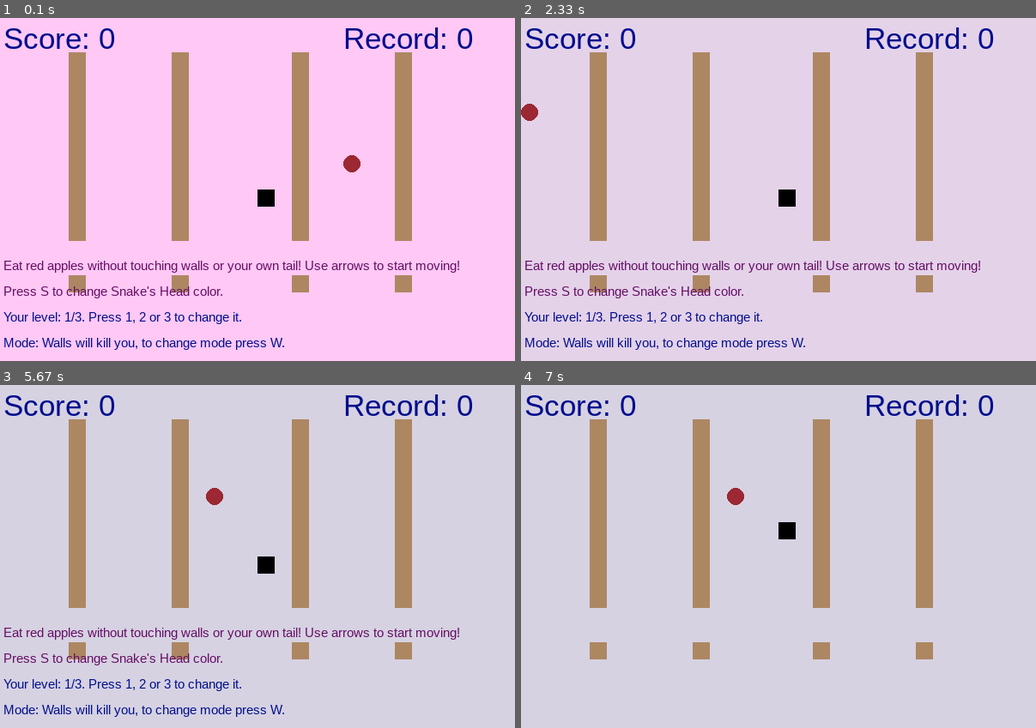
Above: before the commit, frames 1-4 (two rows, left to right).
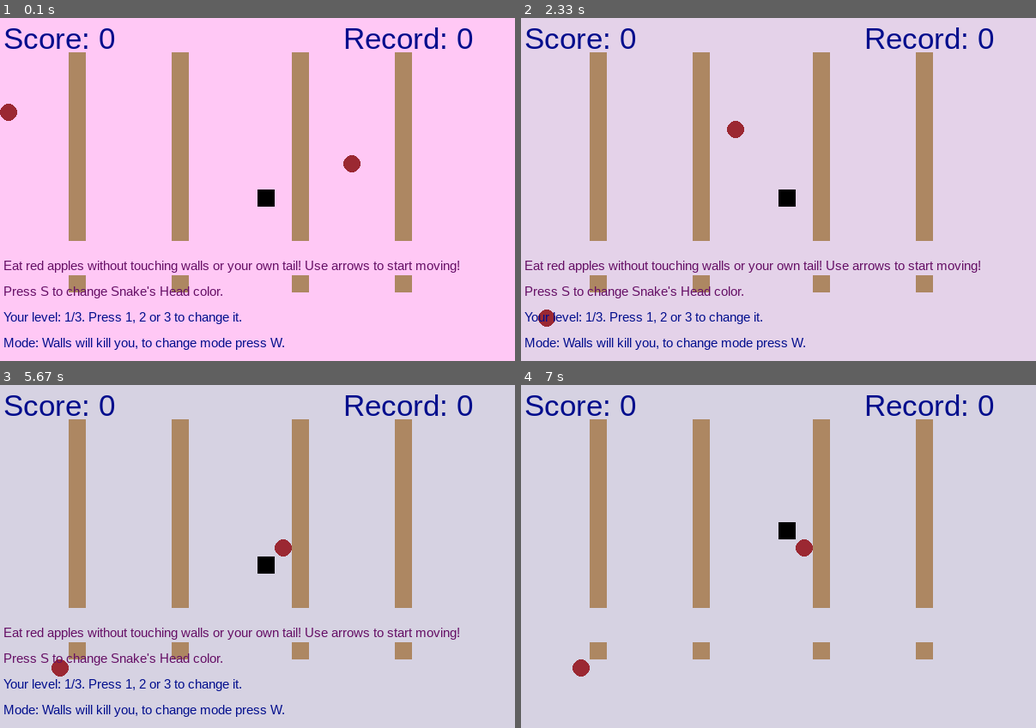
Above: after the commit, the same moments.

Repository: Hikarusl/labka
Game: pygame game, started from snakegame.py
The game is run twice, just before and just after one commit, with the same random seed, the same clock (stepped at 60 frames per second) and the same inputs.
Inputs:
- Up to frame 1 (0.1 s): no input
- Up to frame 2 (2.33 s): hold Right 0.33-0.8 s; tap B at 0.83, 1.6 s; hold B 1.27-1.57 s; hold W 1.27-1.57 s; tap 2 at 1.33, 2 s; hold B 1.93-2.23 s; hold W 1.93-2.23 s; tap 3 at 2.08 s; tap C at 2.27 s
- Up to frame 3 (5.67 s): hold Up 2.6-2.9 s; hold W 2.6-2.9 s; tap 2 at 2.75, 3.5, 4.73, 5.03 s; hold Right 2.93-3.4 s; tap 3 at 3.08 s; tap B at 4.33, 5.1 s; hold B 4.67-5.07 s; tap C at 5.43 s
- Up to frame 4 (7 s): hold Left 5.77-6.17 s; tap 3 at 5.92 s; hold Up 6.2-6.57 s; hold W 6.2-6.57 s; tap C at 6.35 s; hold Right from 6.6 s (still down); tap 2 at 6.75 s

The runs differ from the first frame. In frame 1, 0.1% of the frame differs, in the area x 0-4%, y 25-30%; in frame 2, 0.4%; in frame 3, 0.4%; in frame 4, 0.4%, in the area x 10-57%, y 30-85%.

Commit message:
second food

Diff:
--- a/snakegame.py
+++ b/snakegame.py
@@ -56,6 +56,9 @@
     snake_List = []
     Length_of_snake = 1
     foodx, foody = food_coordinates(dis_width, dis_height, snake_block, border)
+    foodx1, foody1 = food_coordinates(dis_width, dis_height, snake_block, border)
+    while foodx==foodx1 and foody==foody1:
+        foodx1, foody1 = food_coordinates(dis_width, dis_height, snake_block, border)
 
     while not game_over:
 
@@ -87,16 +90,16 @@
             if event.type == pygame.QUIT:
                 game_over = True
             if event.type == pygame.KEYDOWN:
-                if event.key == pygame.K_LEFT:
+                if event.key == pygame.K_LEFT and ((x1_change!=snake_block) ):
                     x1_change = -snake_block
                     y1_change = 0
-                elif event.key == pygame.K_RIGHT:
+                elif event.key == pygame.K_RIGHT and ((x1_change!=-snake_block)):
                     x1_change = snake_block
                     y1_change = 0
-                elif event.key == pygame.K_UP:
+                elif event.key == pygame.K_UP and ( y1_change!=snake_block):
                     y1_change = -snake_block
                     x1_change = 0
-                elif event.key == pygame.K_DOWN:
+                elif event.key == pygame.K_DOWN and ( y1_change!=-snake_block):
                     y1_change = snake_block
                     x1_change = 0
                 elif x1_change == 0 and y1_change == 0:
@@ -132,6 +135,7 @@
 
         dis.fill(bg_color)
         pygame.draw.rect(dis, food_color, [foodx, foody, snake_block, snake_block], border_radius=snake_block//2)
+        pygame.draw.rect(dis, food_color, [foodx1, foody1, snake_block, snake_block], border_radius=snake_block//2)
         draw_border(border, dis)
 
         snake_Head = []
@@ -158,6 +162,14 @@
 
         if x1 == foodx and y1 == foody:
             foodx, foody = food_coordinates(dis_width, dis_height, snake_block, border)
+            while foodx==foodx1 and foody==foody1:
+                foodx, foody = food_coordinates(dis_width, dis_height, snake_block, border)
+            Length_of_snake += 1
+            snake_speed += 0.25
+        if x1 == foodx1 and y1 == foody1:
+            foodx1, foody1 = food_coordinates(dis_width, dis_height, snake_block, border)
+            while foodx==foodx1 and foody==foody1:
+                foodx1, foody1 = food_coordinates(dis_width, dis_height, snake_block, border)
             Length_of_snake += 1
             snake_speed += 0.25
 
